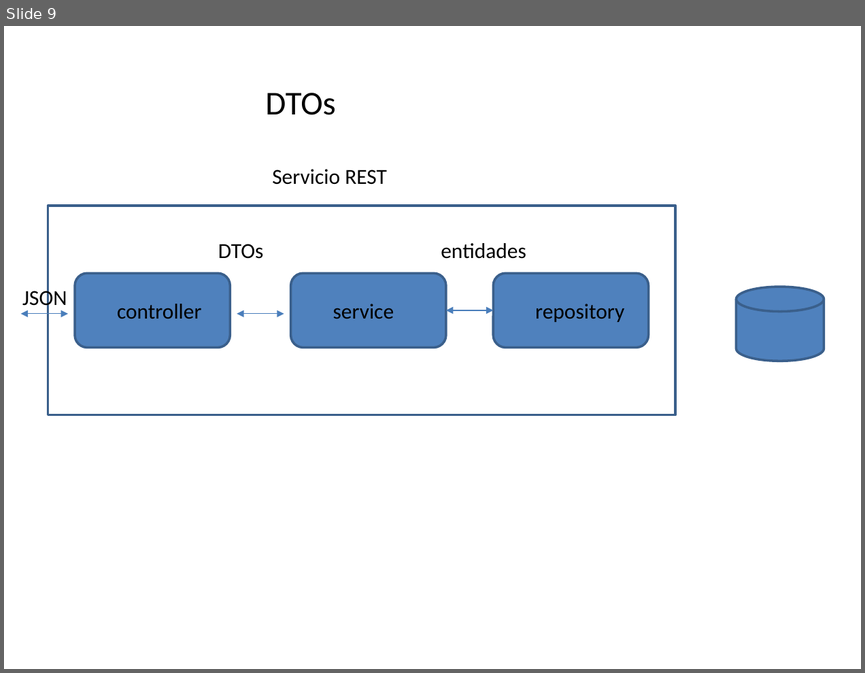
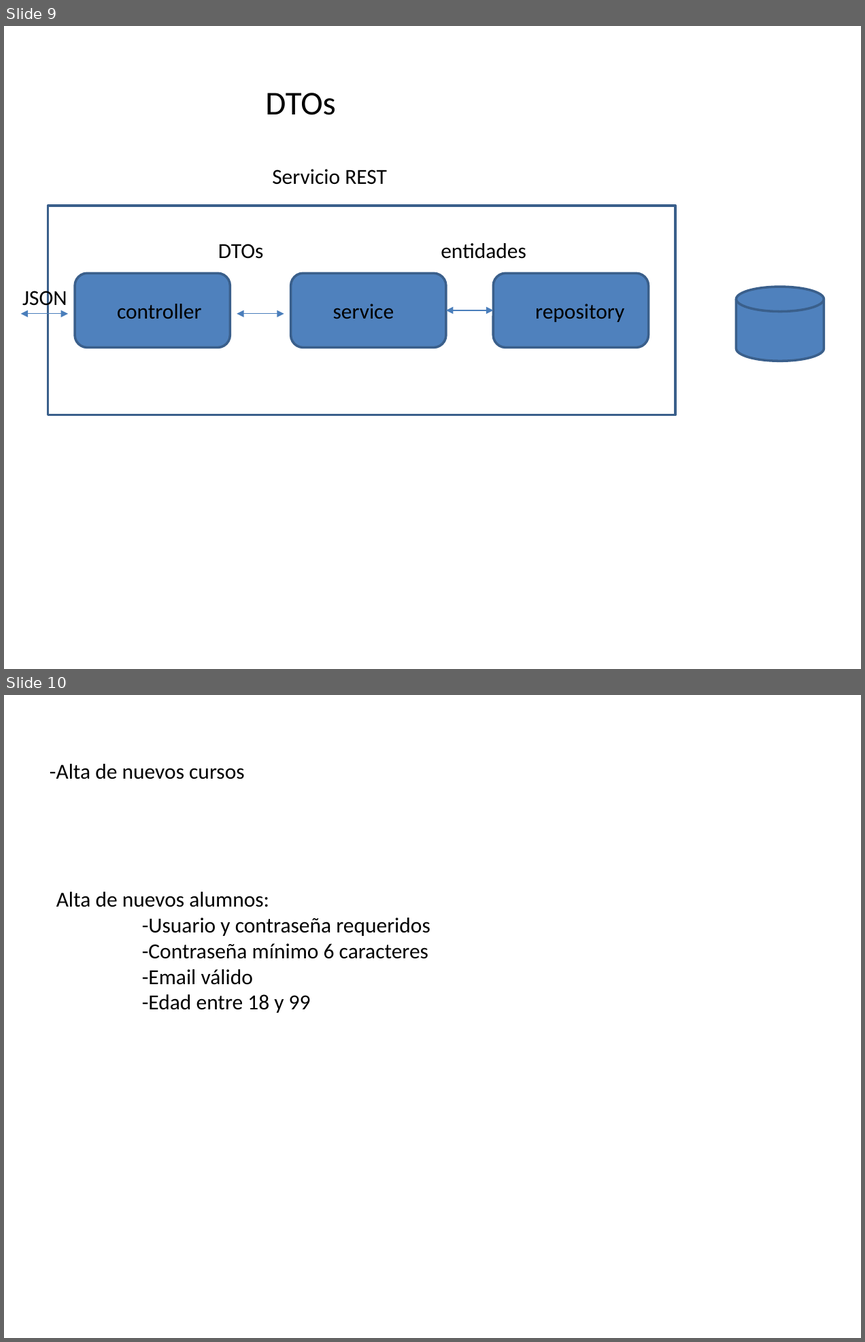
Before and after one commit to amartinsierra/nest2025, a slide deck: pizarra.pptx. Shown one above the other, each under a label of ours: slide 9 before the commit, slides 9 and 10 after it. The pictures are 865x673 and 865x1342 pixels, drawn with LibreOffice and Linux fonts; fonts in the diff are those of the drawing. Boxes give left, top, right and bottom in pixels: in the first picture for what was removed or moved away, otherwise in the second. Text is boxed around its words. In the diff, an @@ line names an element or a change of style, - is before the commit and + after.

```diff
--- a/pizarra.pptx
+++ b/pizarra.pptx
@@ slide 10 added at box(4, 695, 861, 1338), background #FFFFFF @@
@@ text added at box(50, 764, 244, 779), 18 pt, text #000000 @@
+-Alta de nuevos cursos
@@ text added at box(56, 892, 430, 1013), 18 pt, text #000000 @@
+Alta de nuevos alumnos:
+-Usuario y contraseña requeridos
+-Contraseña mínimo 6 caracteres
+-Email válido
+-Edad entre 18 y 99
```
Also in this commit, not shown: 1 other slide added, 24 other files.
